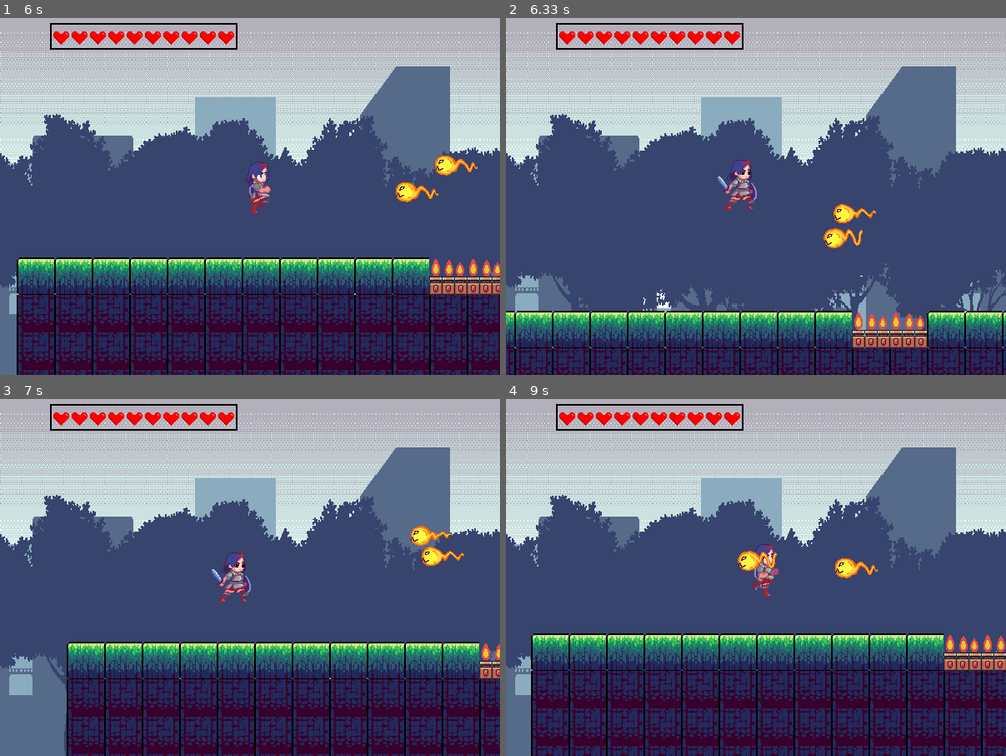
Above: before the commit, frames 1-4 (two rows, left to right).
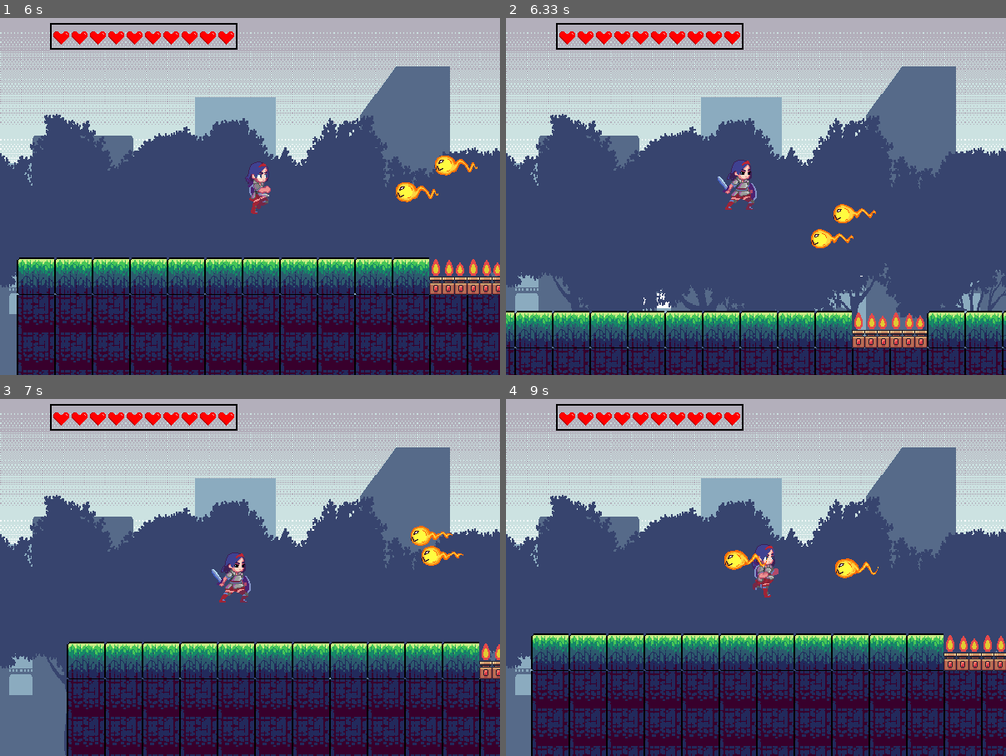
Above: after the commit, the same moments.

Repository: alinaramilevna/pygame-project
Game: pygame game, started from main.py
Same seed, same stepped clock (60 frames per second), same inputs: the game is played once before the commit and once after it.
Inputs:
- Up to frame 1 (6 s): hold Right 0.33-0.8 s; hold Up 0.83-1.13 s; hold Right 1.17-1.63 s; hold Left 1.67-2.2 s; hold Down 2.23-2.53 s; hold Left 2.57-2.97 s; hold Up 3-3.37 s; hold Right 3.4-4.03 s; hold Left 4.47-4.93 s; hold Right 4.97-5.43 s; hold Up 5.47-5.77 s; hold Right from 5.8 s (still down)
- Up to frame 2 (6.33 s): release Right at 6.27 s; hold Left from 6.3 s (still down)
- Up to frame 3 (7 s): release Left at 6.83 s; tap Space at 6.87 s
- Up to frame 4 (9 s): hold Left 7.53-7.93 s; hold Up 7.97-8.33 s; hold Right from 8.37 s (still down)

Frame 1 is identical in both runs. In frame 2, 0.4% of the frame differs, in the area x 61-72%, y 58-65%; in frame 3, 0.1%; in frame 4, 0.6%, in the area x 43-75%, y 42-51%.

Commit message:
понятия не имею, что изменилось, но пусть коммитнеться

Diff:
--- a/main.py
+++ b/main.py
@@ -295,22 +295,16 @@
         super().__init__(enemy_group)
 
         self.health = 40
-        self.damage = 10
+        self.damage = 3
         self.vx = randrange(1, 4)
 
         self.frames = []
         self.frames_l = []
-        self.frames_shot = []
-        self.frames_shot_l = []
-
-        self.cut_sheet(self.frames_shot, load_image('enemy/shot.png'), 8, 1)
-        self.cut_sheet(self.frames_shot_l, pygame.transform.flip(load_image('enemy/walking.png'), True, False), 8, 1)
 
         self.cut_sheet(self.frames, load_image('enemy/walking.png'), 7, 1)
         self.cut_sheet(self.frames_l, pygame.transform.flip(load_image('enemy/walking.png'), True, False), 7, 1)
         self.cur_frame = 0
-        self.attack_frame = 0
-        self.is_attack = False
+        self.attack_time_cnt = 0
 
         self.image = self.frames[self.cur_frame]
         self.rect = self.rect.move(pos_x, pos_y)
@@ -350,17 +344,9 @@
 
     def attack(self):
         for player in player_group:
-            if abs(player.rect.x - self.rect.x) <= 70 and abs(self.rect.y - player.rect.y) <= 50:
-                if not self.is_attack:
-                    self.cur_frame = 0
-                    self.attack_frame = 0
-                    self.is_attack = True
-                else:
-                    self.attack_frame = (self.attack_frame + 1) % len(self.frames_shot)
-                if self.image in self.frames:
-                    self.image = self.frames_shot[self.attack_frame]
-                elif self.image in self.frames_l:
-                    self.image = self.frames_shot_l[self.attack_frame]
+            if pygame.sprite.collide_mask(self, player):
+                self.attack_time_cnt += 1
+                player.health -= self.damage if self.attack_time_cnt % 10 == 0 else 0
 
 
 class Star(pygame.sprite.Sprite):
